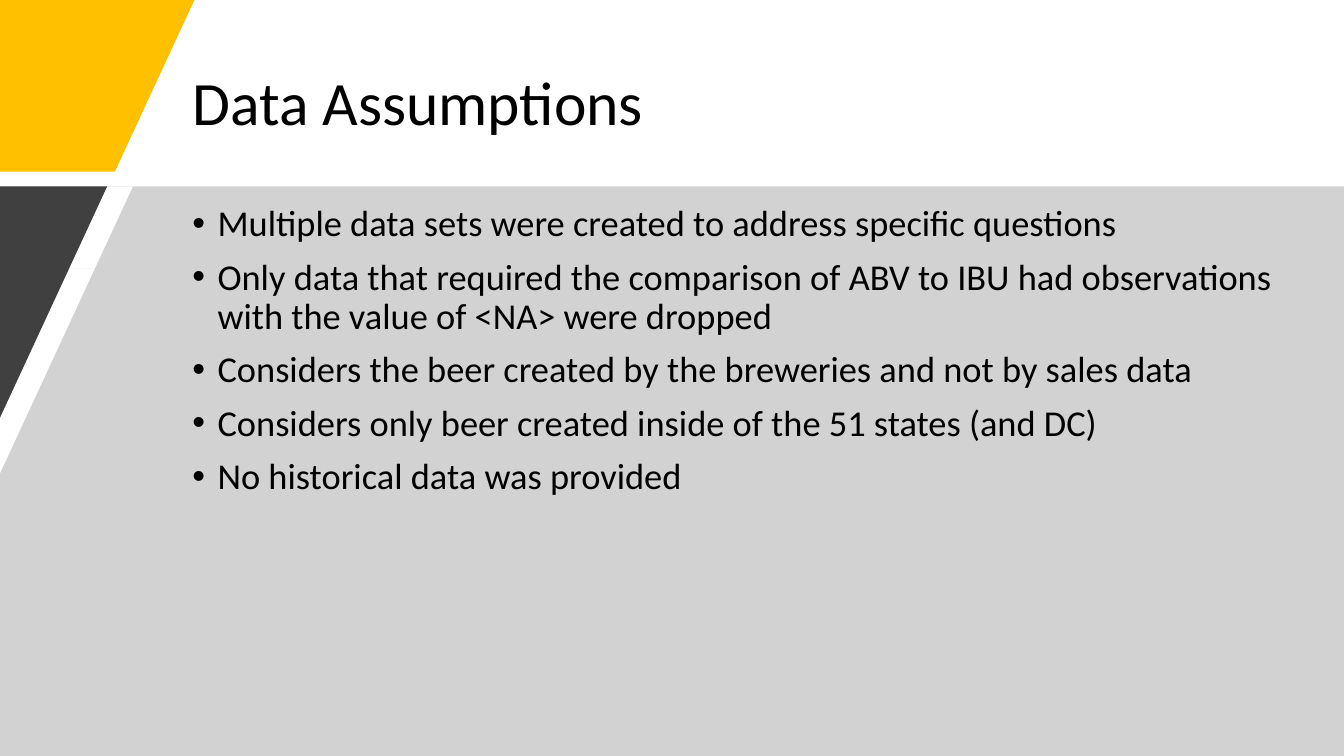
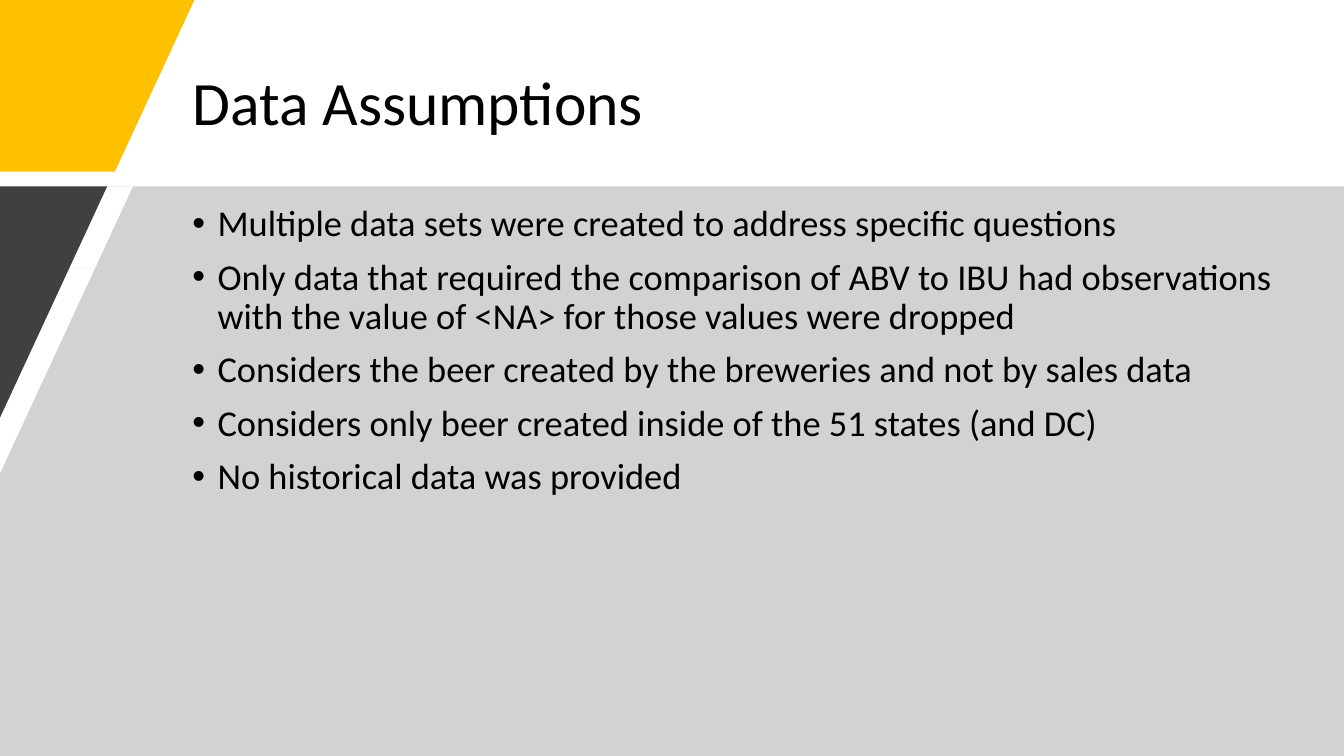
Before and after one commit to Abillelatus/MSDS_6306_CaseStudy_1_Team_4, a slide deck: slide 3 of Team4_EDA_Presentation_Celia-Ryan-Akib.pptx. Drawn at 1344x756 pixels with LibreOffice and Linux fonts; fonts in the diff are those of the drawing. Boxes give left, top, right and bottom in pixels: in the first picture for what was removed or moved away, otherwise in the second. Text is boxed around its words. In the diff, an @@ line names an element or a change of style, - is before the commit and + after.

```diff
--- a/Team4_EDA_Presentation_Celia-Ryan-Akib.pptx
+++ b/Team4_EDA_Presentation_Celia-Ryan-Akib.pptx
@@ text at (218, 264, 1271, 335): text changed @@
-• Only data that required the comparison of ABV to IBU had observations with the value of <NA> were dropped
+• Only data that required the comparison of ABV to IBU had observations with the value of <NA> for those values were dropped
```
Also in this commit, not shown: 1 other slide changed, 6 slides added.
